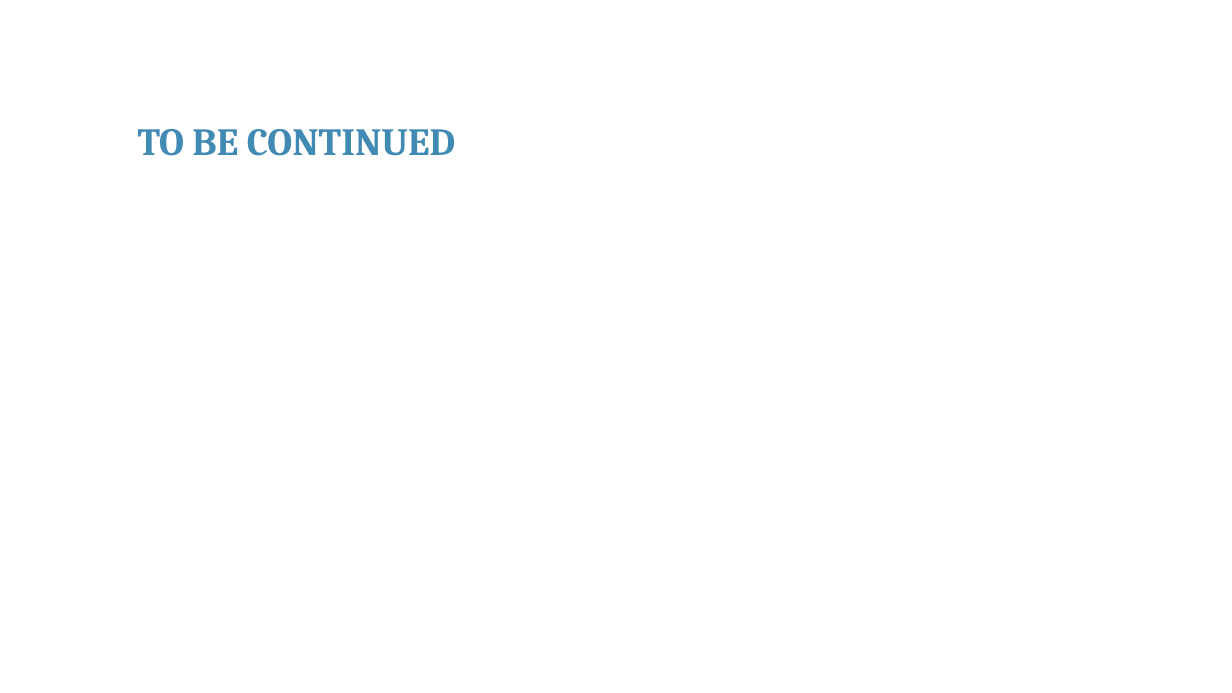
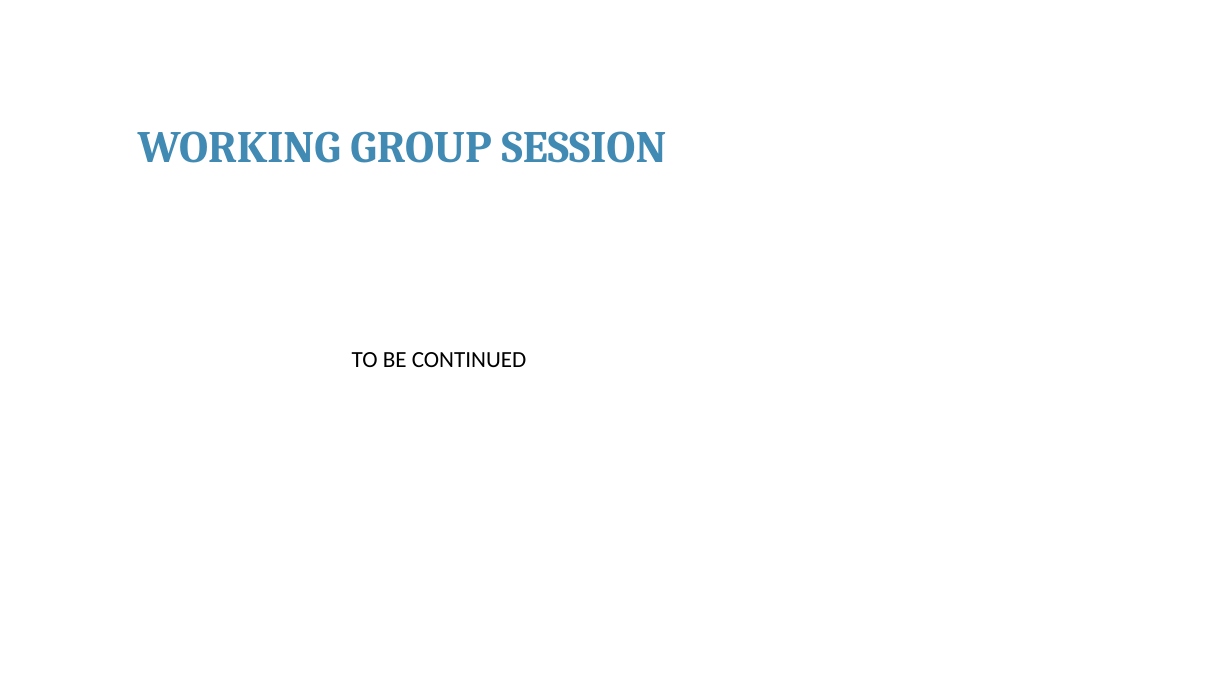
Before and after one commit to franckalbinet/itu-eaco-zanzibar-12-2018, a slide deck: slide 17 of presentations/session-6-ethics-of-ai.pptx (slide 34 before the commit). Drawn at 1232x693 pixels with LibreOffice and Linux fonts; fonts in the diff are those of the drawing; background and template pictures are left out. Boxes give left, top, right and bottom in pixels: in the first picture for what was removed or moved away, otherwise in the second. Text is boxed around its words. In the diff, an @@ line names an element or a change of style, - is before the commit and + after.

```diff
--- a/presentations/session-6-ethics-of-ai.pptx
+++ b/presentations/session-6-ethics-of-ai.pptx
@@ text added at [138, 131, 667, 163], 35 pt, text #418AB3, bold @@
+WORKING GROUP SESSION
@@ text "TO BE CONTINUED": place and size @@
-text "TO BE CONTINUED" at [138, 129, 455, 156]
+text "TO BE CONTINUED" at [352, 352, 527, 367]
@@ text "TO BE CONTINUED" at [352, 352, 527, 367]: size 30 to 18 pt, font Cambria to Calibri, text colour #418AB3 to #000000, bold off @@
```
Also in this commit, not shown: 3 other slides changed, 13 slides added, 30 slides removed, 3 other files.
